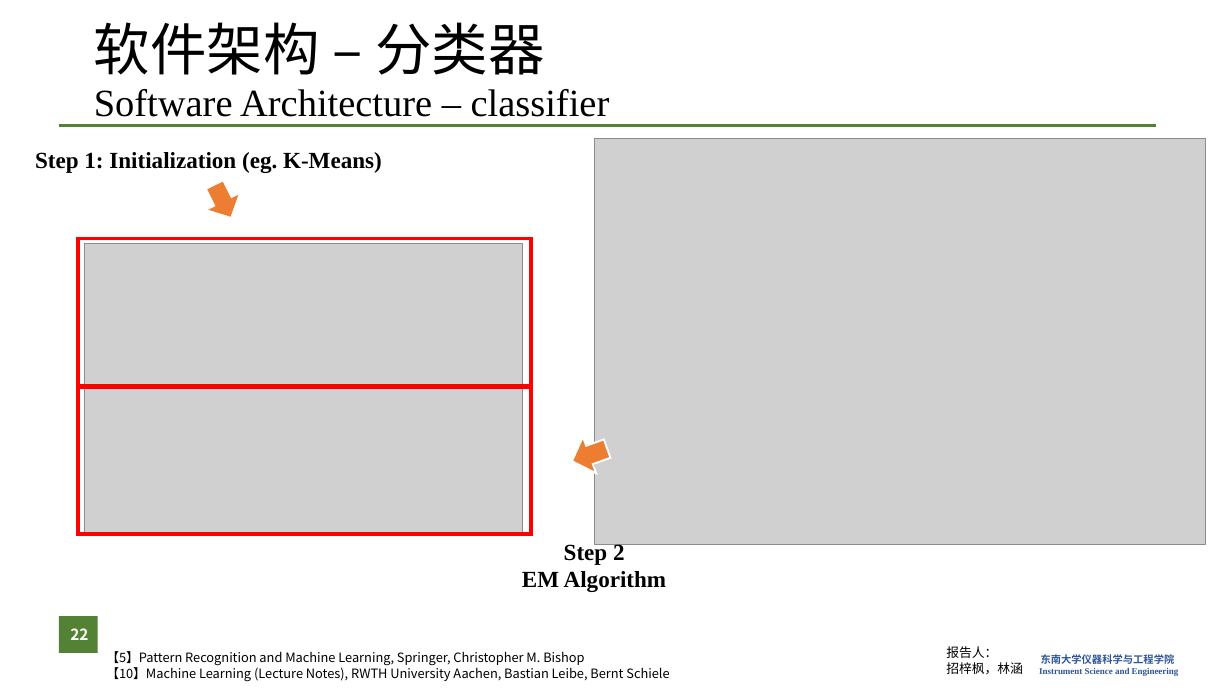
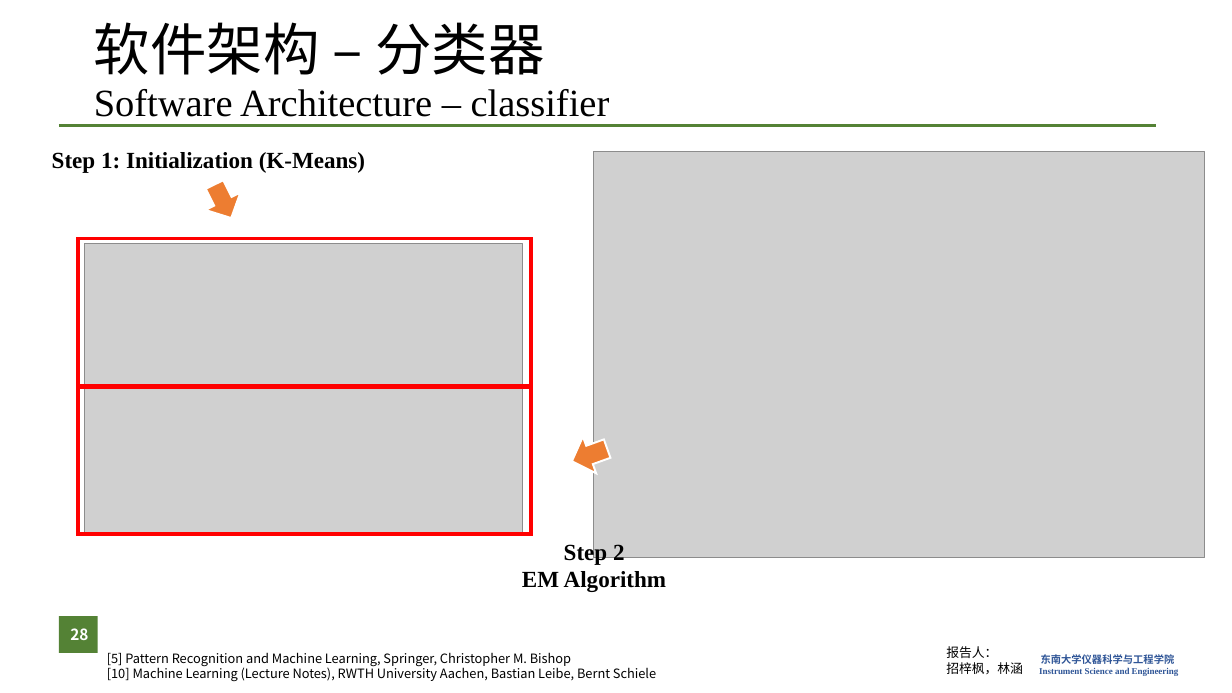
Before and after one commit to zzFon/Gun-Shot-Detection-and-Positioning_Matlab, a slide deck: slide 28 of Presentation.pptx (slide 22 before the commit). Drawn at 1232x693 pixels with LibreOffice and Linux fonts; fonts in the diff are those of the drawing; grey boxes stand for pictures; background and template pictures are left out. Boxes give left, top, right and bottom in pixels: in the first picture for what was removed or moved away, otherwise in the second. Text is boxed around its words. In the diff, an @@ line names an element or a change of style, - is before the commit and + after.

```diff
--- a/Presentation.pptx
+++ b/Presentation.pptx
@@ text at [52,152,365,173]: text changed @@
-Step 1: Initialization (eg. K-Means)
+Step 1: Initialization (K-Means)
@@ picture: place and size @@
-picture at [594,139,1206,545]
+picture at [593,152,1205,558]
@@ page number at [70,628,88,640]: text changed @@
-22
+28
@@ text at [107,652,656,681]: text changed @@
-【5】Pattern Recognition and Machine Learning, Springer, Christopher M. Bishop
-【10】Machine Learning (Lecture Notes), RWTH University Aachen, Bastian Leibe, Bernt Schiele
+[5] Pattern Recognition and Machine Learning, Springer, Christopher M. Bishop
+[10] Machine Learning (Lecture Notes), RWTH University Aachen, Bastian Leibe, Bernt Schiele
```
Also in this commit, not shown: 23 other slides changed, 8 slides added, 54 other files.
